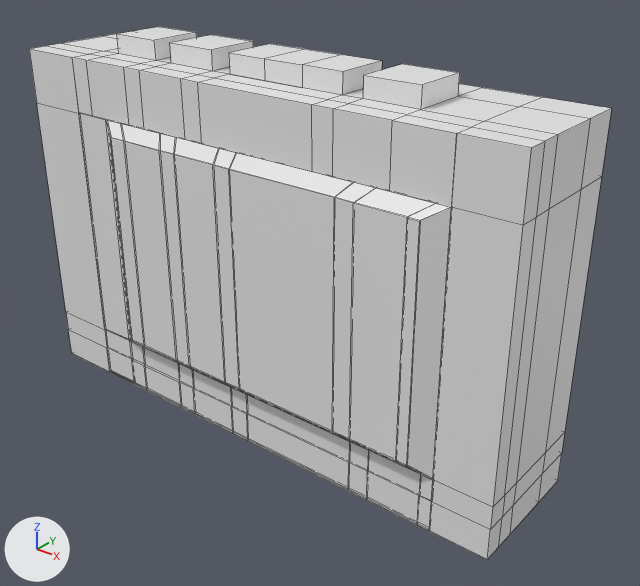
What one commit did to the Blender file Models/CassettePlayer.blend.
Both versions are drawn from a camera (50 mm lens) standing at (0.1248, -0.1425, 0.0823) and looking at (0.0099, 0.001, -0.0067). Lighting does not change. The marker at lower left points along +X, +Y and +Z. Mesh edges are drawn as thin lines.

The first picture shows 'Body', 'Door', 'DoorWindow', 'FastForwardButton', 'PlayButton', 'RewindButton', 'StopButton'.
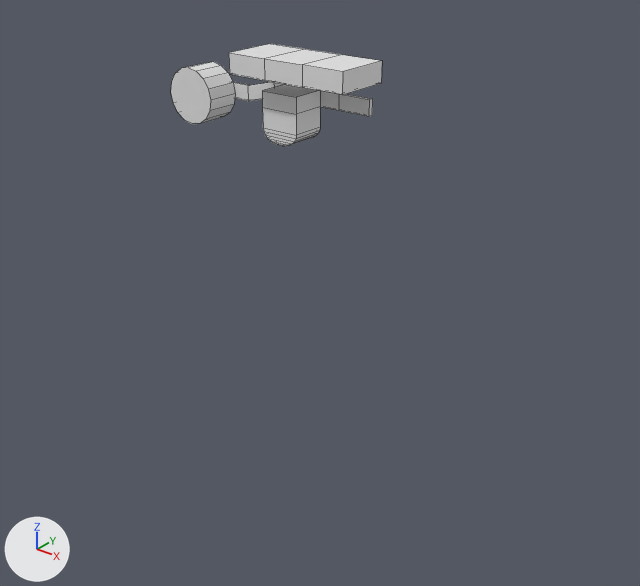
Commit message: Holes on bottom of cassette model much more accurate

Pixel boxes [x1, y1, x2, y2] of what changed, in the pictures (640 x 586 px):
'Body', hidden
    before: [29, 31, 611, 559]
'DoorWindow', hidden
    before: [106, 120, 451, 480]
'Door', hidden
    before: [79, 113, 433, 530]
'StopButton', hidden
    before: [363, 64, 460, 110]
'RewindButton', hidden
    before: [170, 35, 253, 71]
'FastForwardButton', hidden
    before: [117, 27, 197, 61]
'PinchRoller', unchanged, uncovered by the edit
    after: [171, 62, 235, 124]
'TapeHead', unchanged, uncovered by the edit
    after: [262, 85, 320, 146]

The change, as a list of edits to the scene's bpy script:
```text
Change ob_body:
    add ob_body.hide_set(True)
Change ob_stopbutton:
    add ob_stopbutton.hide_set(True)
Change ob_rewindbutton:
    add ob_rewindbutton.hide_set(True)
Change ob_fastforwardbutton:
    add ob_fastforwardbutton.hide_set(True)
Change ob_doorwindow:
    add ob_doorwindow.hide_set(True)
Change ob_door:
    add ob_door.hide_set(True)
```
